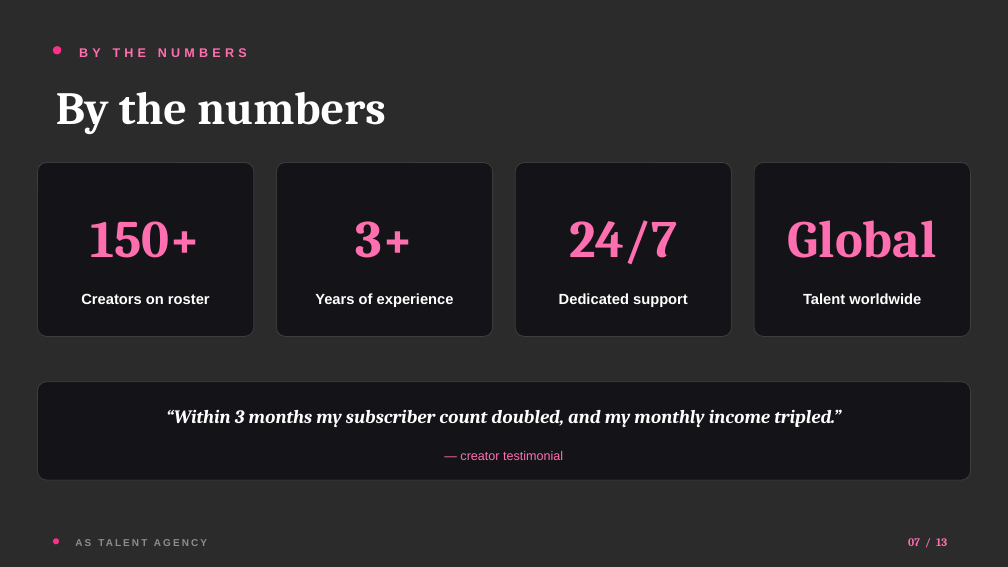
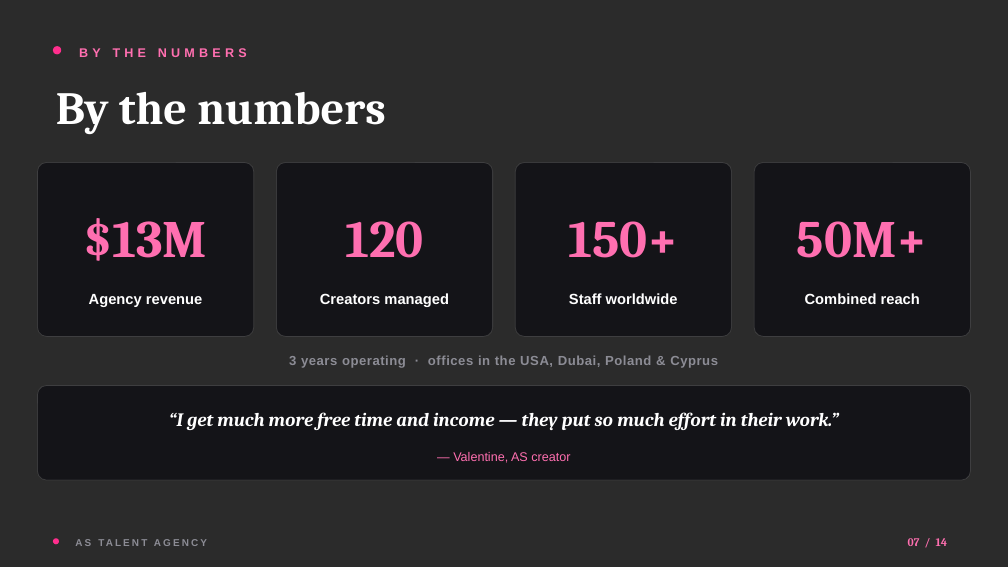
Before and after one commit to baxmand/dasdsjfoisdjfoisj.github.io, a slide deck: slide 7 of AS-Talent-Agency.pptx. Drawn at 1008x567 pixels with LibreOffice and Linux fonts; fonts in the diff are those of the drawing; background and template pictures are left out; a plain dark background stands for a picture behind light text. Boxes give left, top, right and bottom in pixels: in the first picture for what was removed or moved away, otherwise in the second. Text is boxed around its words. In the diff, an @@ line names an element or a change of style, - is before the commit and + after.

```diff
--- a/AS-Talent-Agency.pptx
+++ b/AS-Talent-Agency.pptx
@@ text at (x1=84, y1=218, x2=208, y2=261): text changed @@
-150+
+$13M
@@ text at (x1=345, y1=221, x2=424, y2=258): text changed @@
-3+
+120
@@ text at (x1=568, y1=221, x2=678, y2=258): text changed @@
-24/7
+150+
@@ text at (x1=797, y1=221, x2=928, y2=258): text changed @@
-Global
+50M+
@@ text at (x1=89, y1=294, x2=202, y2=307): text changed @@
-Creators on roster
+Agency revenue
@@ text at (x1=320, y1=293, x2=449, y2=307): text changed @@
-Years of experience
+Creators managed
@@ text at (x1=569, y1=293, x2=678, y2=304): text changed @@
-Dedicated support
+Staff worldwide
@@ text at (x1=805, y1=293, x2=920, y2=304): text changed @@
-Talent worldwide
+Combined reach
@@ text added at (x1=289, y1=355, x2=718, y2=368), 12.5 pt, text #8C8C95, bold @@
+3 years operating · offices in the USA, Dubai, Poland & Cyprus
@@ rounded rectangle resized from (x1=38, y1=382, x2=971, y2=480) to (x1=38, y1=386, x2=971, y2=480) @@
@@ rounded rectangle at (x1=38, y1=386, x2=971, y2=480): proportions changed @@
@@ text removed at (x1=166, y1=409, x2=841, y2=427) @@
-“Within 3 months my subscriber count doubled, and my monthly income tripled.”
@@ text added at (x1=169, y1=412, x2=839, y2=430), 18 pt, text #FFFFFF, bold, italic @@
+“I get much more free time and income — they put so much effort in their work.”
@@ text at (x1=453, y1=452, x2=570, y2=463): text changed @@
-— creator testimonial
+— Valentine, AS creator
@@ text at (x1=908, y1=538, x2=948, y2=546): text changed @@
-07 / 13
+07 / 14
```
Also in this commit, not shown: 11 other slides changed, 2 slides added, 1 slide removed, 9 other files.
